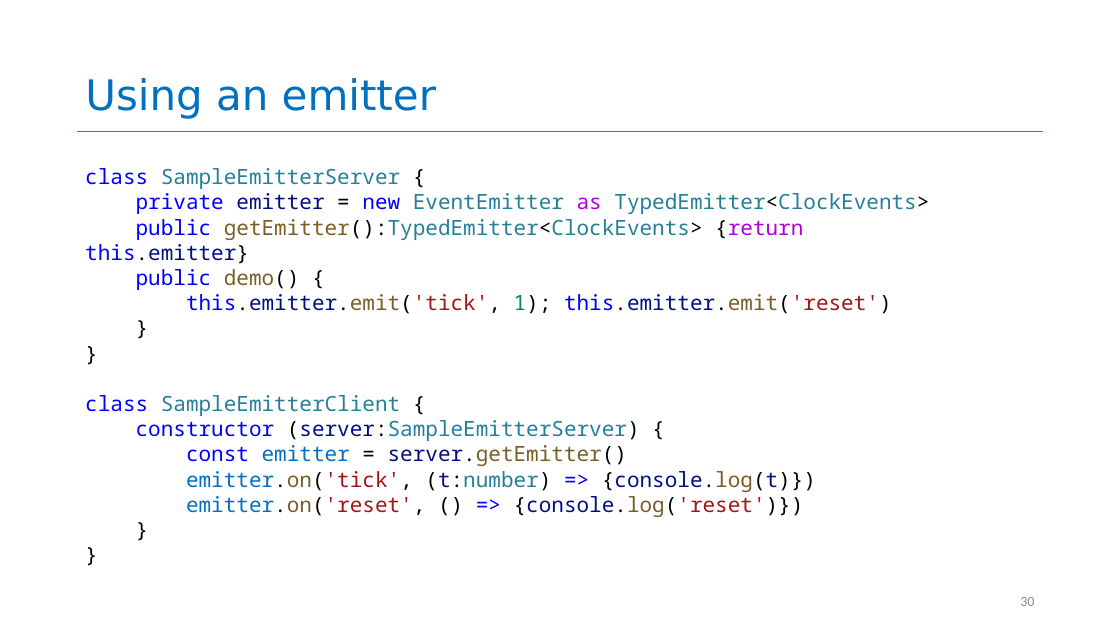
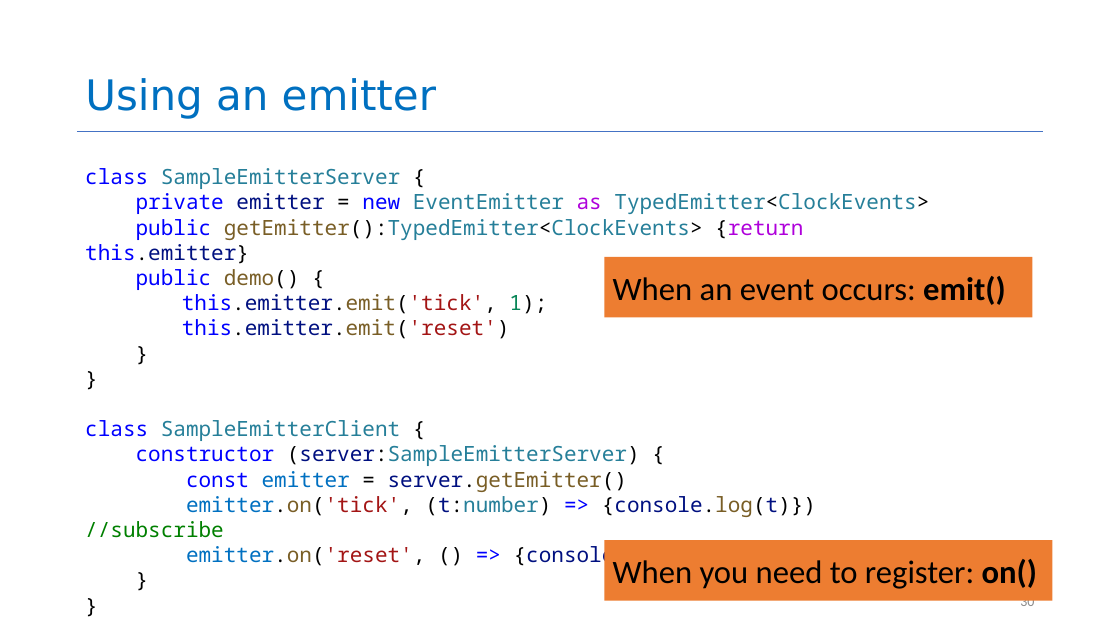
Before and after one commit to neu-se/CS4530-Spring-2025, a slide deck: slide 30 of Slides/Module 05 Interaction-Level Design Patterns.pptx. Drawn at 1120x630 pixels with LibreOffice and Linux fonts; fonts in the diff are those of the drawing. Boxes give left, top, right and bottom in pixels: in the first picture for what was removed or moved away, otherwise in the second. Text is boxed around its words. In the diff, an @@ line names an element or a change of style, - is before the commit and + after.

```diff
--- a/Slides/Module 05 Interaction-Level Design Patterns.pptx
+++ b/Slides/Module 05 Interaction-Level Design Patterns.pptx
@@ rectangle added at <box>604,257,1033,318</box>, fill #ED7D31, 28 pt, text #000000 @@
+When an event occurs: emit()
@@ text at <box>85,496,816,538</box>: text changed @@
-emitter.on('tick', (t:number) => {console.log(t)})
+emitter.on('tick', (t:number) => {console.log(t)}) //subscribe
@@ rectangle added at <box>604,540,1052,601</box>, fill #ED7D31, 28 pt, text #000000 @@
+When you need to register: on()
```
Also in this commit, not shown: 5 other slides changed, 1 slide added, 2 other files.
